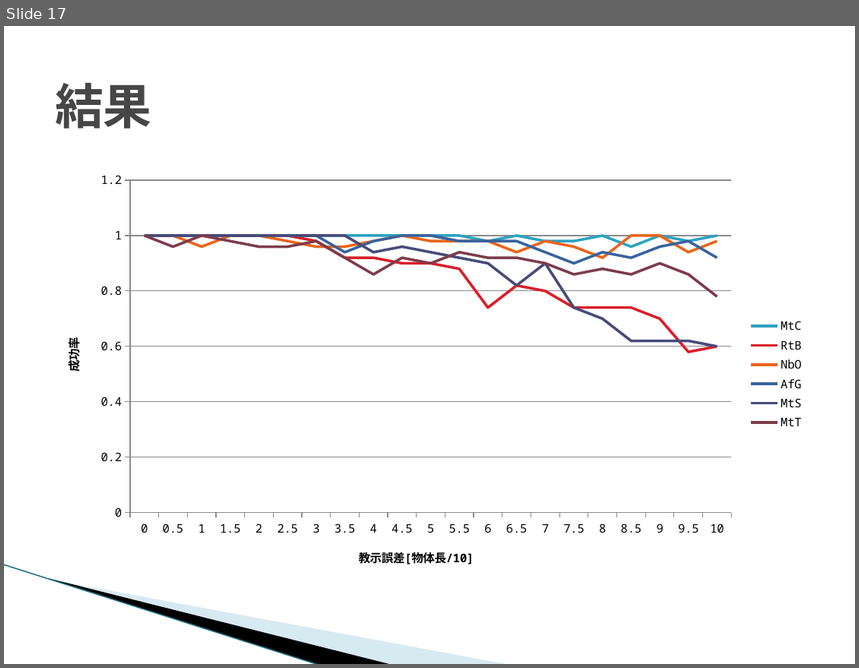
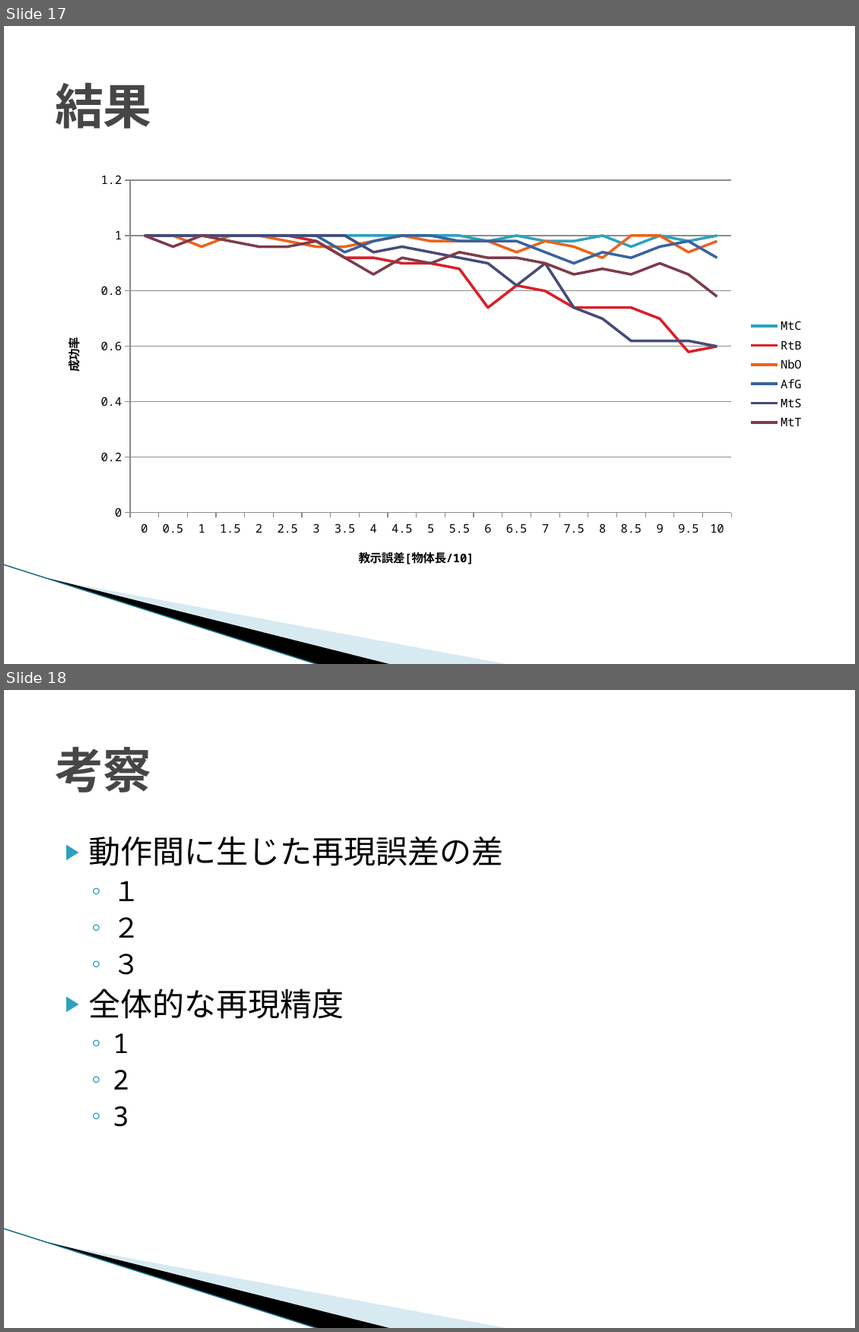
Before and after one commit to TetsuyaKomota/GitforEclipseTest, a slide deck: IntentionLearning/memo/人の教示動作からの.pptx. Shown one above the other, each under a label of ours: slide 17 before the commit, slides 17 and 18 after it. The pictures are 859x668 and 859x1332 pixels, drawn with LibreOffice and Linux fonts; fonts in the diff are those of the drawing; background and template pictures are left out. Boxes give left, top, right and bottom in pixels: in the first picture for what was removed or moved away, otherwise in the second. Text is boxed around its words. In the diff, an @@ line names an element or a change of style, - is before the commit and + after.

```diff
--- a/IntentionLearning/memo/人の教示動作からの.pptx
+++ b/IntentionLearning/memo/人の教示動作からの.pptx
@@ slide 18 added at (4,690,855,1328), background #FFFFFF; not listed: 3 template elements that a slide beside it also shows @@
@@ title added at (55,747,152,793), 41 pt, text #464646, bold @@
+考察
@@ text added at (89,836,504,1127), 27 pt, text #000000 @@
+▶ 動作間に生じた再現誤差の差
+  ◦ １
+  ◦ ２
+  ◦ ３
+▶ 全体的な再現精度
+  ◦ 1
+  ◦ 2
+  ◦ 3
```
Also in this commit, not shown: 5 slides changed, 2 other slides added, 1 other file.
